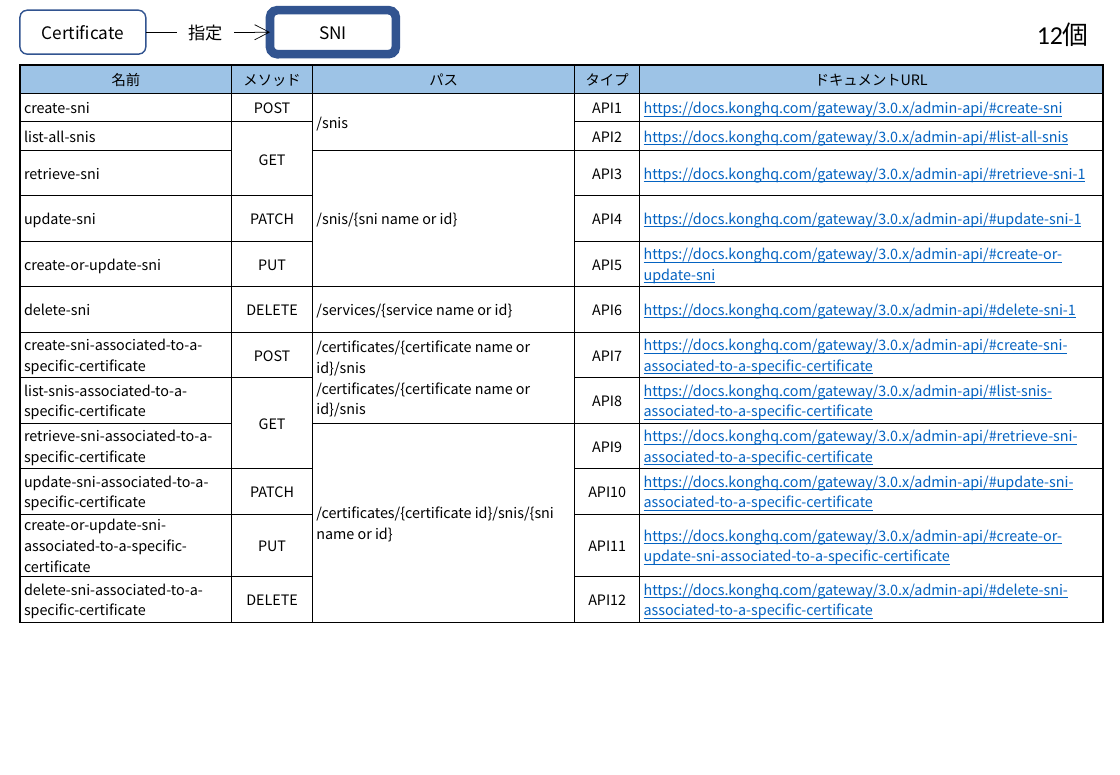
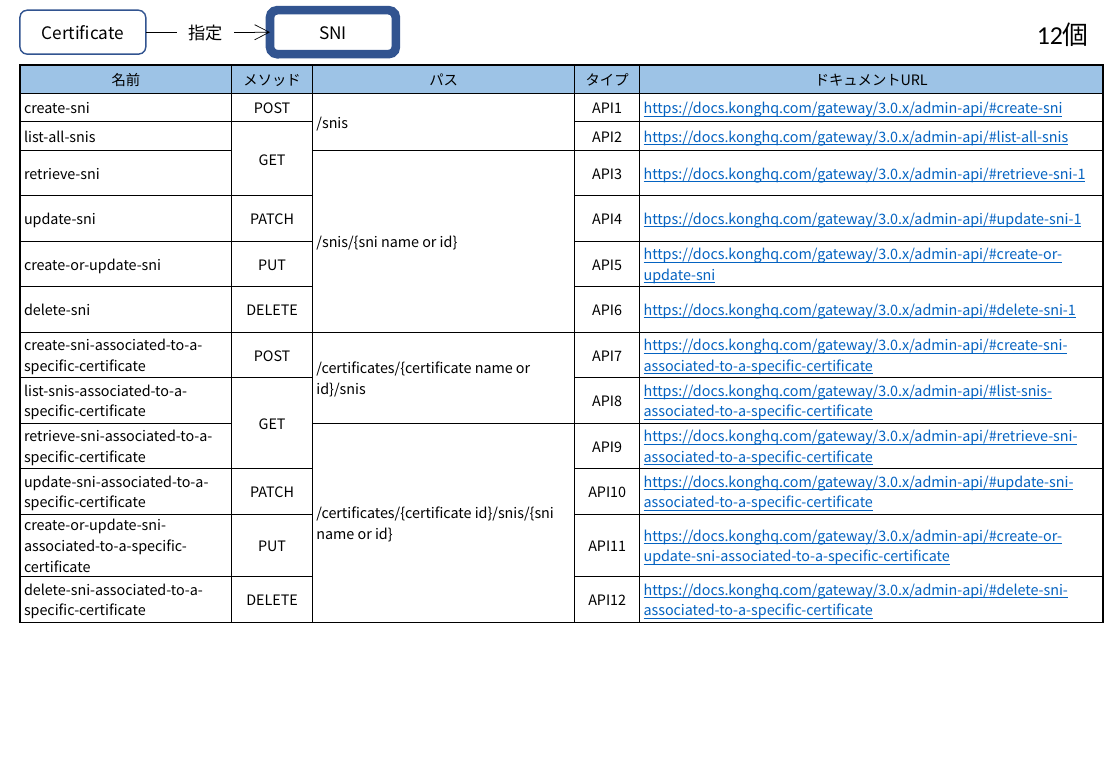
Before and after one commit to david3080/kongadminapi, a slide deck: slide 9 of KongAdminAPI.pptx. Drawn at 1120x775 pixels with LibreOffice and Linux fonts; fonts in the diff are those of the drawing. Boxes give left, top, right and bottom in pixels: in the first picture for what was removed or moved away, otherwise in the second. Text is boxed around its words. In the diff, an @@ line names an element or a change of style, - is before the commit and + after.

```diff
--- a/KongAdminAPI.pptx
+++ b/KongAdminAPI.pptx
@@ table at (20,65,1103,623) @@
-row 7, column 3: /services/{service name or id}
+row 7, column 3: 
-row 8, column 3: /certificates/{certificate name or id}/snis / /certificates/{certificate name or id}/snis
+row 8, column 3: /certificates/{certificate name or id}/snis
```
Also in this commit, not shown: 3 other slides changed, 2 other files.
